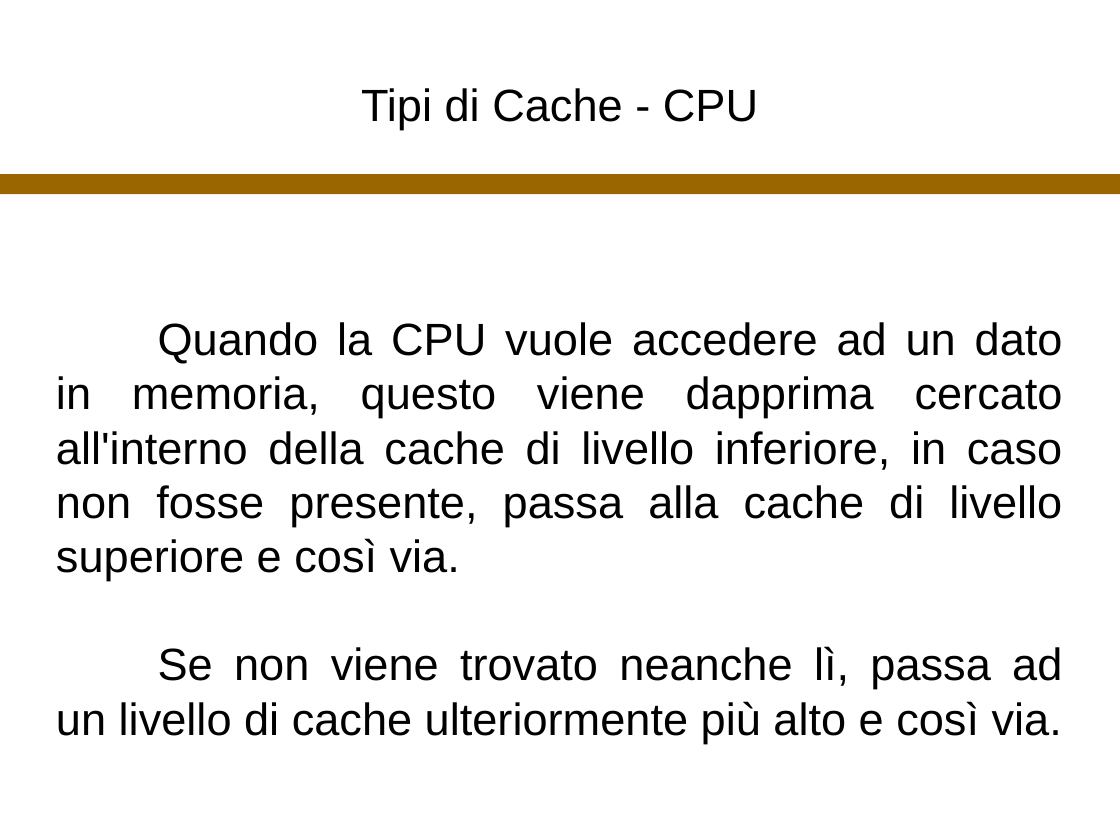
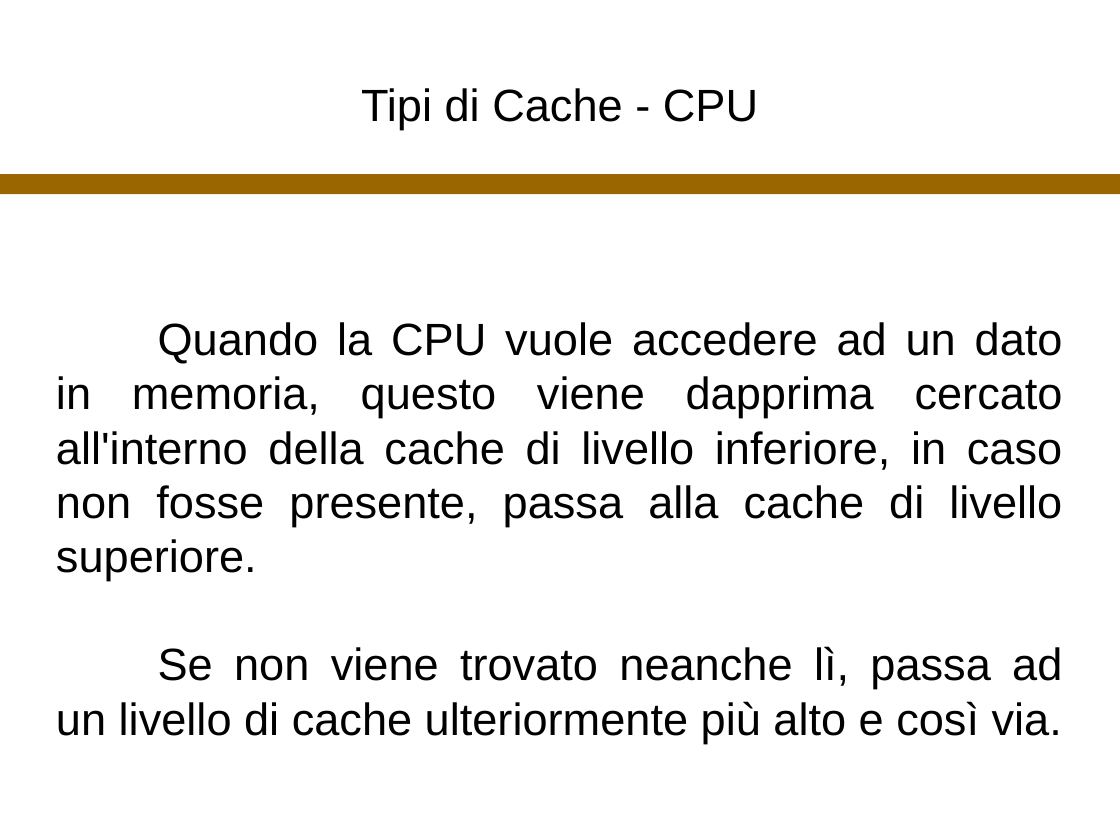
Before and after one commit to ozbaenyk/CorsoCS2019_bennic, a slide deck: slide 11 of Cache2019_bennic.odp. Drawn at 1120x840 pixels with LibreOffice and Linux fonts; fonts in the diff are those of the drawing. Boxes give left, top, right and bottom in pixels: in the first picture for what was removed or moved away, otherwise in the second. Text is boxed around its words. In the diff, an @@ line names an element or a change of style, - is before the commit and + after.

```diff
--- a/Cache2019_bennic.odp
+++ b/Cache2019_bennic.odp
@@ subtitle at (56,322,1063,581): text changed @@
-Quando la CPU vuole accedere ad un dato in memoria, questo viene dapprima cercato all'interno della cache di livello inferiore, in caso non fosse presente, passa alla cache di livello superiore e così via.
+Quando la CPU vuole accedere ad un dato in memoria, questo viene dapprima cercato all'interno della cache di livello inferiore, in caso non fosse presente, passa alla cache di livello superiore.
```
Also in this commit, not shown: 12 other slides changed, 1 other file.
